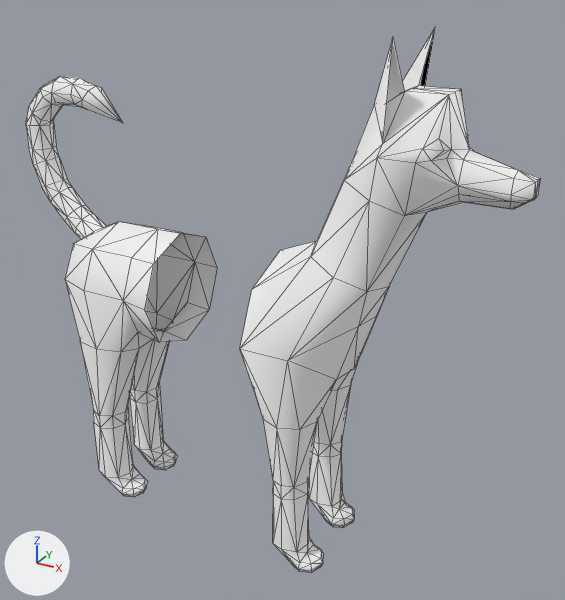
What one commit did to the glTF model 3d/dog/little-blocks-conv.glb.
Before and after are seen from a camera (50 mm lens) standing at (9.24, -15.5, 7.65) and looking at (0.46, 0.46, -0.33). Every picture has the same lights, and +X, +Y and +Z are marked at lower left. Mesh edges are drawn as thin lines. Vertices at the same position are counted once.
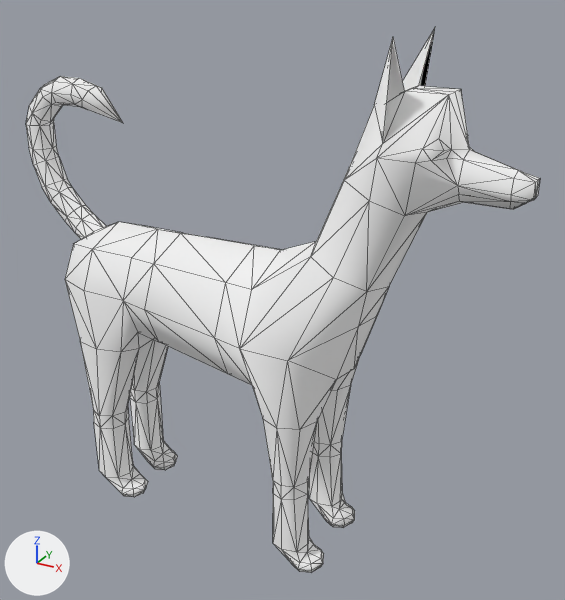
The change, as a diff of the scene's bpy script:
```diff
--- a/3d/dog/little-blocks-conv.glb.py
+++ b/3d/dog/little-blocks-conv.glb.py
@@ me_mesh_0 @@
 # used by ob_mesh_0; location = (0.0, 0.0, 0.0)
-me_mesh_0.from_pydata(...)  # 460 vertices, 914 faces; spans x -7.11..6.4, y -1.91..1.91, z -7.0..6.3
+me_mesh_0.from_pydata(...)  # 468 vertices, 946 faces; spans x -7.11..6.4, y -1.91..1.91, z -7.0..6.3
+# me_mesh_0 part 1
+# 8 vertices are added at x -0.09..-0.08, y -1.84..1.84, z -2.27..1.18
+# 32 new faces join them
 me_mesh_0.materials.append(mat_material_0)
```

Where the change shows, as pixel boxes [x1, y1, x2, y2] in the pictures (565 x 600 px):
part 1 of me_mesh_0, added
    after: [145, 233, 281, 385]
